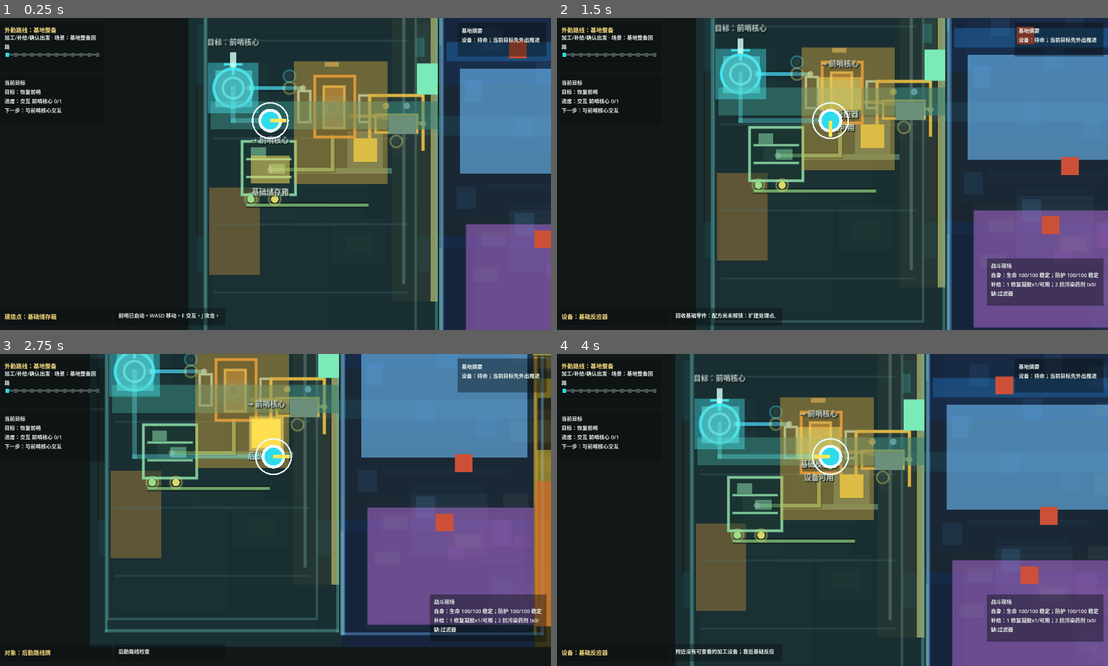
Above: before the commit, frames 1-4 (two rows, left to right).
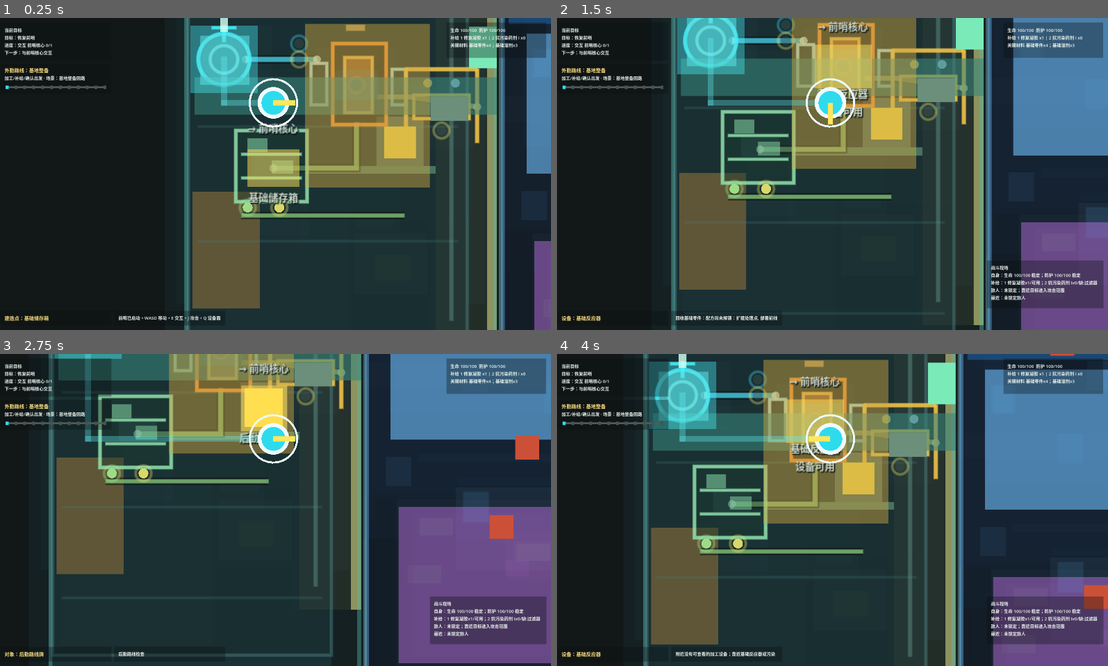
Above: after the commit, the same moments.

Repository: laugh0608/RadishCatalyst
Game: Godot game, scene res://scenes/boot/Boot.tscn
Same seed, same stepped clock (60 frames per second), same inputs: the game is played once before the commit and once after it.
Inputs (mouse positions are in pixels of both pictures, inside the frame that each line leads up to):
- Up to frame 1 (0.25 s): no input
- Up to frame 2 (1.5 s): tap Enter at 0.5 s; move the mouse to (953, 158) at 0.52 s; hold D (move_right) 0.53-1.28 s; tap J (attack) at 0.6 s; click (953, 158) at 0.67 s; move the mouse to (716, 189) at 1.27 s; hold S (move_down) from 1.28 s (still down); tap R (cycle_recipe) at 1.35 s
- Up to frame 3 (2.75 s): move the mouse to (330, 441) at 2.02 s; release S (move_down) at 2.03 s; hold D (move_right) from 2.03 s (still down); tap E (interact) at 2.1 s
- Up to frame 4 (4 s): move the mouse to (804, 572) at 2.77 s; release D (move_right) at 2.78 s; hold W (move_up) 2.78-3.53 s; tap C (tactical_scan) at 2.85 s; click (804, 572) at 2.92 s; move the mouse to (997, 556) at 3.52 s; hold A (move_left) from 3.53 s (still down); tap Q (toggle_device_panel) at 3.6 s

The runs differ from the first frame. In frame 1, 38% of the frame differs, in the area x 0-100%, y 0-100%; in frame 2, 42%; in frame 3, 47%; in frame 4, 45%.

Commit message:
feat: 收束HUD与当前区域视觉聚焦

Diff:
--- a/client/scenes/maps/VerticalSliceMap.tscn
+++ b/client/scenes/maps/VerticalSliceMap.tscn
@@ -12,6 +12,7 @@
 [ext_resource type="Script" path="res://scripts/map/demo_crystal_resource_visual_layer.gd" id="10_crystal_resource_visual"]
 [ext_resource type="Script" path="res://scripts/map/demo_pollution_boundary_visual_layer.gd" id="11_pollution_boundary_visual"]
 [ext_resource type="Script" path="res://scripts/map/demo_core_stabilization_visual_layer.gd" id="12_core_stabilization_visual"]
+[ext_resource type="Script" path="res://scripts/map/demo_scene_focus_depth_layer.gd" id="13_scene_focus_depth"]
 
 [node name="VerticalSliceMap" type="Node2D"]
 script = ExtResource("1_map")
@@ -1702,6 +1703,9 @@
 
 [node name="DemoCoreStabilizationVisualLayer" type="Node2D" parent="."]
 script = ExtResource("12_core_stabilization_visual")
+
+[node name="DemoSceneFocusDepthLayer" type="Node2D" parent="."]
+script = ExtResource("13_scene_focus_depth")
 
 [node name="PrototypeVisualPriorityLayer" type="Node2D" parent="."]
 script = ExtResource("5_visual_priority")
--- a/client/scenes/ui/PrototypeHud.tscn
+++ b/client/scenes/ui/PrototypeHud.tscn
@@ -3,14 +3,14 @@
 [ext_resource type="Script" path="res://scripts/ui/prototype_hud.gd" id="1_hud"]
 
 [sub_resource type="LabelSettings" id="LabelSettings_status"]
-font_size = 18
+font_size = 15
 font_color = Color(0.92549, 0.956863, 0.937255, 1)
-line_spacing = 5.0
+line_spacing = 3.0
 
 [sub_resource type="LabelSettings" id="LabelSettings_prompt"]
-font_size = 20
+font_size = 17
 font_color = Color(1, 0.882353, 0.501961, 1)
-line_spacing = 4.0
+line_spacing = 3.0
 
 [node name="PrototypeHud" type="CanvasLayer"]
 script = ExtResource("1_hud")
--- a/client/scripts/checks/first_hour_readability_check.gd
+++ b/client/scripts/checks/first_hour_readability_check.gd
@@ -1,6 +1,7 @@
 extends RefCounted
 
 const VerticalSliceMapScene := preload("res://scenes/maps/VerticalSliceMap.tscn")
+const GameRootScript := preload("res://scripts/game/game_root.gd")
 const PrototypeHudScene := preload("res://scenes/ui/PrototypeHud.tscn")
 const CrystalSideRouteCheckScript := preload("res://scripts/checks/crystal_side_route_check.gd")
 const PollutionGatePreparationCheckScript := preload("res://scripts/checks/pollution_gate_preparation_check.gd")
@@ -15,6 +16,7 @@
 
 func run() -> void:
 	_check_opening_scene_layer()
+	_check_runtime_camera_focus()
 	_check_general_interaction_prompts()
 	_check_interactable_focus_labels()
 	_check_enemy_focus_labels()
@@ -55,6 +57,7 @@
 	var demo_route_core := map.get_node("DemoRoutePresentationLayer/DemoRouteCoreBand") as ColorRect
 	var demo_route_base_label := map.get_node("DemoRoutePresentationLayer/DemoRouteBaseLabel") as Label
 	var demo_route_core_label := map.get_node("DemoRoutePresentationLayer/DemoRouteCoreLabel") as Label
+	var focus_depth := map.get_node("DemoSceneFocusDepthLayer") as DemoSceneFocusDepthLayer
 	var base_deck := map.get_node("OpeningSceneLayer/BaseDeckFloor") as ColorRect
 	var base_upper_service_apron := map.get_node("OpeningSceneLayer/BaseUpperServiceApron") as ColorRect
 	var base_central_work_yard := map.get_node("OpeningSceneLayer/BaseCentralWorkYard") as ColorRect
@@ -175,6 +178,25 @@
 		true,
 		"opening scene camera lifts the starting base composition out of the lower HUD zone"
 	)
+	host._expect_equal(focus_depth != null, true, "opening scene focus depth layer exists")
+	if focus_depth != null:
+		focus_depth.refresh_focus_depth(player.position)
+		host._expect_equal(
+			focus_depth.get_scene_focus_alpha("RegionBase") >= 0.35
+				and focus_depth.get_scene_focus_alpha("RegionCrystal") >= 0.35
+				and focus_depth.get_scene_focus_alpha("RegionPollution") <= 0.1
+				and focus_depth.get_scene_focus_alpha("DemoRoutePresentationLayer/DemoRoutePollutionBand") <= 0.04,
+			true,
+			"opening scene focus depth keeps start and next region readable while muting distant pollution blocks"
+		)
+		focus_depth.refresh_focus_depth(crystal_cluster.position)
+		host._expect_equal(
+			focus_depth.get_scene_focus_alpha("RegionPollution") >= 0.35
+				and focus_depth.get_scene_focus_alpha("RegionRuinOuterRing") <= 0.1
+				and focus_depth.get_scene_focus_alpha("DemoRoutePresentationLayer/DemoRouteRuinBand") <= 0.04,
+			true,
+			"opening scene focus depth shifts emphasis to crystal and pollution without exposing the ruin flowchart"
+		)
 	host._expect_equal(
 		_is_rect_covering_position(main_route, player.position)
 			and _is_rect_covering_position(base_to_crystal_route, Vector2(-40.0, -42.0))
@@ -445,6 +467,17 @@
 		"opening scene final core retest objects stay inside playable bounds"
 	)
 	map.free()
+
+
+func _check_runtime_camera_focus() -> void:
+	var game_root := GameRootScript.new()
+	var camera_zoom := game_root.get_playtest_camera_zoom()
+	host._expect_equal(
+		camera_zoom.x > 1.75 and camera_zoom.y > 1.75,
+		true,
+		"runtime camera starts close enough to frame the current playable region"
+	)
+	game_root.free()
 
 
 func _is_rect_covering_position(rect: ColorRect, position: Vector2) -> bool:
@@ -741,6 +774,16 @@
 	hud.update_status(host.data_registry, world, character)
 	host._expect_text_contains(hud.map_title_label.text, "基地整备", "first-hour minimap title names current S0 route beat")
 	host._expect_text_contains(hud.map_hint_label.text, "晶体采集", "first-hour minimap hint names next S0 route beat")
+	host._expect_text_contains(hud.vitals_label.text, "生命", "first-hour runtime status card keeps health visible")
+	host._expect_text_contains(hud.vitals_label.text, "防护", "first-hour runtime status card keeps protection visible")
+	host._expect_text_contains(hud.vitals_label.text, "补给", "first-hour runtime status card keeps quick supplies visible")
+	host._expect_text_contains(hud.vitals_label.text, "关键材料", "first-hour runtime status card keeps key materials visible")
+	host._expect_text_contains(hud.vitals_label.text, "设备", "first-hour runtime status card keeps device state visible")
+	host._expect_equal(
+		hud.vitals_label.text.split("\n").size() <= 4,
+		true,
+		"first-hour runtime status card stays within four short lines"
+	)
 	host._expect_text_missing(
 		hud.map_hint_label.text,
 		"前哨核心、基础反应器、出发整备台和出发口",
@@ -788,9 +831,9 @@
 		"first-hour minimap markers start below hint text"
 	)
 	host._expect_equal(
-		hud.map_marker_labels[0].position.y != hud.map_marker_labels[1].position.y,
-		true,
-		"first-hour minimap marker labels use staggered lanes"
+		hud.map_marker_labels[1].visible,
+		false,
+		"first-hour minimap hides non-current plain labels in the compact route strip"
 	)
 	hud.free()
 	map.free()
@@ -802,26 +845,29 @@
 	hud._ensure_runtime_nodes()
 	hud._layout_runtime_panels(true)
 	var viewport_size := hud._get_runtime_viewport_size()
-	host._expect_equal(hud.map_panel.size.y <= 170.0, true, "HUD first pass keeps minimap within top-left HUD bounds")
+	host._expect_equal(hud.status_panel.position.y <= 20.0, true, "HUD first pass puts current objective in the top-left priority card")
+	host._expect_equal(hud.status_panel.size.y <= 136.0, true, "HUD first pass keeps current objective card compact")
+	host._expect_equal(hud.map_panel.position.y > hud.status_panel.position.y + hud.status_panel.size.y, true, "HUD first pass puts route strip below current objective")
+	host._expect_equal(hud.map_panel.size.y <= 110.0, true, "HUD first pass compacts minimap into a route strip")
 	host._expect_equal(
 		hud.map_marker_rects[0].position.y > hud.map_hint_label.position.y + hud.map_hint_label.size.y,
 		true,
 		"HUD first pass keeps minimap markers below hint text"
 	)
-	host._expect_equal(hud.status_panel.position.y > hud.map_panel.position.y + hud.map_panel.size.y, true, "HUD first pass stacks objective below minimap")
 	host._expect_equal(hud.status_panel.position.x <= 20.0, true, "HUD first pass keeps objective on the left edge")
-	host._expect_equal(hud.status_panel.size.y >= 178.0, true, "HUD first pass reserves room for current objective and next step")
-	host._expect_equal(hud.status_label.size.y >= 150.0, true, "HUD first pass keeps objective text from clipping the next step")
+	host._expect_equal(hud.status_label.size.y >= 104.0, true, "HUD first pass keeps objective text visible in the compact card")
 	host._expect_equal(hud.vitals_panel.position.x + hud.vitals_panel.size.x >= viewport_size.x - 20.0, true, "HUD first pass keeps vitals on the right edge")
-	host._expect_equal(hud.vitals_panel.size.y <= 118.0, true, "HUD first pass keeps vitals summary compact")
+	host._expect_equal(hud.vitals_panel.size.y <= 124.0, true, "HUD first pass keeps runtime status summary compact")
+	host._expect_equal(hud.vitals_label.size.y <= 96.0, true, "HUD first pass reserves only short status text in the right card")
 	host._expect_equal(hud.prompt_panel.position.x <= 20.0, true, "HUD first pass keeps prompt on the left bottom rail")
-	host._expect_equal(hud.prompt_panel.size.x <= 440.0, true, "HUD first pass keeps prompt from covering the scene center")
-	host._expect_equal(hud.prompt_panel.size.y <= 60.0, true, "HUD first pass lowers prompt height")
-	host._expect_equal(hud.log_panel.size.y >= 56.0, true, "HUD first pass reserves compact log text")
-	host._expect_equal(hud.log_panel.size.y <= 64.0, true, "HUD first pass keeps log rail compact")
-	host._expect_equal(hud.log_label.size.y >= 34.0, true, "HUD first pass keeps compact log text visible")
-	host._expect_equal(hud.map_panel.color.a <= 0.45, true, "HUD first pass lowers persistent panel opacity")
-	host._expect_equal(hud.prompt_panel.color.a <= 0.45, true, "HUD first pass lowers prompt panel opacity")
+	host._expect_equal(hud.prompt_panel.size.x <= 420.0, true, "HUD first pass keeps prompt from covering the scene center")
+	host._expect_equal(hud.prompt_panel.size.y <= 52.0, true, "HUD first pass lowers prompt height")
+	host._expect_equal(hud.log_panel.size.y >= 48.0, true, "HUD first pass reserves compact log text")
+	host._expect_equal(hud.log_panel.size.y <= 52.0, true, "HUD first pass keeps log rail compact")
+	host._expect_equal(hud.log_label.size.y >= 26.0, true, "HUD first pass keeps compact log text visible")
+	host._expect_equal(hud.map_panel.color.a <= 0.36, true, "HUD first pass lowers persistent panel opacity")
+	host._expect_equal(hud.prompt_panel.color.a <= 0.36, true, "HUD first pass lowers prompt panel opacity")
+	host._expect_equal(hud.map_marker_labels[1].visible, false, "HUD first pass hides non-current route labels")
 	host._expect_equal(hud.log_panel.position.x > hud.prompt_panel.position.x + hud.prompt_panel.size.x, true, "HUD first pass keeps log separate from prompt")
 	host._expect_equal(_controls_overlap(hud.completion_panel, hud.prompt_panel), false, "HUD first pass keeps quest feedback above prompt")
 	host._expect_equal(_controls_overlap(hud.device_panel, hud.evacuation_panel), false, "HUD first pass keeps device panel separate from evacuation feedback")
--- a/client/scripts/game/game_root.gd
+++ b/client/scripts/game/game_root.gd
@@ -1,6 +1,6 @@
 extends Node2D
 
-const PLAYTEST_CAMERA_ZOOM := Vector2(1.35, 1.35)
+const PLAYTEST_CAMERA_ZOOM := Vector2(1.8, 1.8)
 
 var data_registry: DataRegistry
 var world_state: WorldState
@@ -544,12 +544,16 @@
 	if world_camera == null:
 		return
 	world_camera.make_current()
-	world_camera.zoom = PLAYTEST_CAMERA_ZOOM
+	world_camera.zoom = get_playtest_camera_zoom()
 	var bounds := vertical_slice_map.get_camera_bounds_rect_global()
 	world_camera.limit_left = int(floor(bounds.position.x))
 	world_camera.limit_top = int(floor(bounds.position.y))
 	world_camera.limit_right = int(ceil(bounds.position.x + bounds.size.x))
 	world_camera.limit_bottom = int(ceil(bounds.position.y + bounds.size.y))
+
+
+func get_playtest_camera_zoom() -> Vector2:
+	return PLAYTEST_CAMERA_ZOOM
 
 
 func _sync_world_camera() -> void:
--- /dev/null
+++ b/client/scripts/map/demo_scene_focus_depth_layer.gd
@@ -0,0 +1,115 @@
+extends Node2D
+class_name DemoSceneFocusDepthLayer
+
+const NEAR_REGION_ALPHA := 0.38
+const DISTANT_REGION_ALPHA := 0.08
+const NEAR_ROUTE_ALPHA := 0.11
+const DISTANT_ROUTE_ALPHA := 0.025
+const NEAR_BOUNDARY_ALPHA := 0.54
+const DISTANT_BOUNDARY_ALPHA := 0.12
+const REGION_FOCUS_DISTANCE := 260.0
+const ROUTE_FOCUS_DISTANCE := 170.0
+const BOUNDARY_FOCUS_DISTANCE := 260.0
+
+const REGION_RECT_PATHS := [
+	"RegionBase",
+	"RegionCrystal",
+	"RegionPollution",
+	"RegionRuinOuterRing",
+	"RegionDeepRuin",
+	"RegionInnerPhaseWell",
+	"RegionPhaseWellSink",
+	"RegionPhaseWellChamber",
+	"RegionPhaseWellLoom",
+	"RegionPhaseWellFrame",
+	"RegionPhaseWellTether",
+	"RegionDemoStabilizationCore"
+]
+const ROUTE_RECT_PATHS := [
+	"MainRouteSpine",
+	"BaseToCrystalRouteBand",
+	"CrystalToPollutionRouteBand",
+	"DemoRoutePresentationLayer/DemoRouteBaseBand",
+	"DemoRoutePresentationLayer/DemoRouteCrystalBand",
+	"DemoRoutePresentationLayer/DemoRoutePollutionBand",
+	"DemoRoutePresentationLayer/DemoRouteRuinBand",
+	"DemoRoutePresentationLayer/DemoRouteCoreApproachFlow",
+	"DemoRoutePresentationLayer/DemoRouteCoreBand"
+]
+const BOUNDARY_RECT_PATHS := [
+	"RegionBoundaryCrystal",
+	"RegionBoundaryPollution",
+	"RegionBoundaryRuin"
+]
+
+
+func _ready() -> void:
+	refresh_focus_depth(_resolve_focus_position())
+
+
+func _process(_delta: float) -> void:
+	refresh_focus_depth(_resolve_focus_position())
+
+
+func refresh_focus_depth(focus_position: Vector2) -> void:
+	_apply_focus_alpha(REGION_RECT_PATHS, focus_position, REGION_FOCUS_DISTANCE, NEAR_REGION_ALPHA, DISTANT_REGION_ALPHA)
+	_apply_focus_alpha(ROUTE_RECT_PATHS, focus_position, ROUTE_FOCUS_DISTANCE, NEAR_ROUTE_ALPHA, DISTANT_ROUTE_ALPHA)
+	_apply_focus_alpha(BOUNDARY_RECT_PATHS, focus_position, BOUNDARY_FOCUS_DISTANCE, NEAR_BOUNDARY_ALPHA, DISTANT_BOUNDARY_ALPHA)
+
+
+func get_scene_focus_alpha(rect_path: String) -> float:
+	var rect := _get_color_rect(rect_path)
+	if rect == null:
+		return -1.0
+	return rect.color.a
+
+
+func _apply_focus_alpha(
+	rect_paths: Array,
+	focus_position: Vector2,
+	focus_distance: float,
+	near_alpha: float,
+	distant_alpha: float
+) -> void:
+	for rect_path in rect_paths:
+		var rect := _get_color_rect(String(rect_path))
+		if rect == null:
+			continue
+		var color := rect.color
+		color.a = near_alpha if _is_rect_near_focus(rect, focus_position, focus_distance) else distant_alpha
+		rect.color = color
+
+
+func _resolve_focus_position() -> Vector2:
+	var map_root := get_parent()
+	if map_root == null:
+		return Vector2.ZERO
+	var player := map_root.get_node_or_null("Player") as Node2D
+	if player == null:
+		return Vector2.ZERO
+	return player.position
+
+
+func _get_color_rect(rect_path: String) -> ColorRect:
+	var map_root := get_parent()
+	if map_root == null:
+		return null
+	return map_root.get_node_or_null(rect_path) as ColorRect
+
+
+func _is_rect_near_focus(rect: ColorRect, focus_position: Vector2, focus_distance: float) -> bool:
+	var region := Rect2(
+		Vector2(rect.offset_left, rect.offset_top),
+		Vector2(rect.offset_right - rect.offset_left, rect.offset_bottom - rect.offset_top)
+	)
+	if region.has_point(focus_position):
+		return true
+	return _distance_to_rect(region, focus_position) <= focus_distance
+
+
+func _distance_to_rect(region: Rect2, position: Vector2) -> float:
+	var nearest := Vector2(
+		clampf(position.x, region.position.x, region.position.x + region.size.x),
+		clampf(position.y, region.position.y, region.position.y + region.size.y)
+	)
+	return nearest.distance_to(position)
--- a/client/scripts/ui/hud_status_presenter.gd
+++ b/client/scripts/ui/hud_status_presenter.gd
@@ -81,6 +81,7 @@
 const MAX_VISIBLE_KEY_RESOURCE_COUNT := 2
 const MAX_CONTEXT_RESOURCE_COUNT := 3
 const COMPACT_OBJECTIVE_MAX_LINES := 5
+const RUNTIME_STATUS_MAX_CHARACTERS := 34
 const HudObjectiveCompactFormatterScript := preload("res://scripts/ui/hud_objective_compact_formatter.gd")
 const CompletionOutcomeFormatter := preload("res://scripts/systems/demo_completion_outcome_formatter.gd")
 
@@ -134,6 +135,29 @@
 		+ ["角色状态"]
 		+ _format_character_lines(data_registry, world_state, character_state)
 	)
+
+
+func format_runtime_vitals_text(data_registry: DataRegistry, world_state: WorldState, character_state: CharacterState) -> String:
+	_ensure_objective_source_resolver(data_registry)
+	var active_quest_id := _get_active_quest_id(world_state)
+	var base_lines := _format_base_summary_lines(data_registry, world_state, character_state, active_quest_id)
+	var device_line := "设备 待命"
+	if not base_lines.is_empty():
+		device_line = "设备 %s" % _trim_runtime_status_line(String(base_lines[0]), RUNTIME_STATUS_MAX_CHARACTERS - 3)
+	return "\n".join([
+		"生命 %.0f/%.0f  防护 %.0f/%.0f" % [
+			character_state.health,
+			character_state.max_health,
+			character_state.protection,
+			character_state.max_protection
+		],
+		"补给 %s" % _format_runtime_quick_supply(data_registry, character_state),
+		"关键材料 %s" % _trim_runtime_status_line(
+			_format_contextual_key_resources(data_registry, world_state, character_state, active_quest_id),
+			RUNTIME_STATUS_MAX_CHARACTERS - 5
+		),
+		device_line
+	])
 
 
 func format_pollution_status(
@@ -946,6 +970,32 @@
 	)
 
 
+func _format_runtime_quick_supply(data_registry: DataRegistry, character_state: CharacterState) -> String:
+	if character_state == null:
+		return "无"
+	var parts: Array[String] = []
+	for index in range(mini(character_state.quick_slots.size(), 2)):
+		var item_id := String(character_state.quick_slots[index])
+		if item_id.is_empty():
+			parts.append("%d 空" % (index + 1))
+			continue
+		parts.append("%d %s x%d" % [
+			index + 1,
+			_get_display_name(data_registry, item_id),
+			int(character_state.inventory.items.get(item_id, 0))
+		])
+	if parts.is_empty():
+		return "无"
+	return " | ".join(parts)
+
+
+func _trim_runtime_status_line(text: String, max_characters: int) -> String:
+	var trimmed := text.strip_edges()
+	if trimmed.length() <= max_characters:
+		return trimmed
+	return "%s..." % trimmed.substr(0, maxi(0, max_characters - 3))
+
+
 func _format_active_quest_progress(data_registry: DataRegistry, world_state: WorldState, quest_id: String) -> String:
 	if quest_id.is_empty():
 		if DemoMainlineCompletionFormatter.is_demo_complete(world_state):
--- a/client/scripts/ui/prototype_hud.gd
+++ b/client/scripts/ui/prototype_hud.gd
@@ -250,7 +250,7 @@
 	if status_label != null:
 		status_label.text = status_presenter.format_objective_text(data_registry, world_state, character_state)
 	if vitals_label != null:
-		vitals_label.text = status_presenter.format_vitals_text(data_registry, world_state, character_state)
+		vitals_label.text = status_presenter.format_runtime_vitals_text(data_registry, world_state, character_state)
 	_update_runtime_hint(world_state, character_state, active_quest_id)
 	_update_map_panel(world_state, active_quest_id, character_state)
 	last_quick_slots = debug_panel_presenter.update_quick_slot_binding_panel(
@@ -821,18 +821,18 @@
 	last_viewport_size = viewport_size
 	var margin := 16.0
 	var gap := 10.0
-	var map_width := clampf(viewport_size.x * 0.18, 360.0, 460.0)
-	var map_height := 170.0
-	var objective_width := map_width
-	var objective_height := 178.0
-	var vitals_width := clampf(viewport_size.x * 0.16, 300.0, 380.0)
-	var vitals_height := 118.0
+	var objective_width := clampf(viewport_size.x * 0.2, 360.0, 430.0)
+	var objective_height := 132.0
+	var map_width := objective_width
+	var map_height := 104.0
+	var vitals_width := clampf(viewport_size.x * 0.18, 340.0, 420.0)
+	var vitals_height := 122.0
 	var combat_width := clampf(viewport_size.x * 0.21, 380.0, 500.0)
 	var combat_height := 164.0
-	var prompt_width := clampf(viewport_size.x * 0.2, 360.0, 440.0)
-	var prompt_height := 58.0
+	var prompt_width := clampf(viewport_size.x * 0.2, 340.0, 420.0)
+	var prompt_height := 50.0
 	var log_width := clampf(viewport_size.x * 0.2, 360.0, 440.0)
-	var log_height := 60.0
+	var log_height := 50.0
 	var device_width := clampf(viewport_size.x * 0.34, 520.0, 640.0)
 	var device_height := clampf(viewport_size.y * 0.52, 620.0, 760.0)
 	var feedback_width := clampf(viewport_size.x * 0.24, 460.0, 560.0)
@@ -851,8 +851,8 @@
 		var shifted_vitals_x := save_position.x - gap - vitals_width
 		vitals_x = maxf(margin + objective_width + gap, shifted_vitals_x)
 
-	_set_control_rect(map_panel, Vector2(margin, margin), Vector2(map_width, map_height))
-	_set_control_rect(status_panel, Vector2(margin, map_panel.position.y + map_panel.size.y + gap), Vector2(objective_width, objective_height))
+	_set_control_rect(status_panel, Vector2(margin, margin), Vector2(objective_width, objective_height))
+	_set_control_rect(map_panel, Vector2(margin, status_panel.position.y + status_panel.size.y + gap), Vector2(map_width, map_height))
 	if vitals_panel != null:
 		if not debug_panels_visible:
 			vitals_panel.visible = true
@@ -937,17 +937,17 @@
 		map_title_label.size = Vector2(maxf(0.0, map_panel.size.x - 28.0), 24.0)
 	if map_hint_label != null:
 		map_hint_label.position = Vector2(14.0, 38.0)
-		map_hint_label.size = Vector2(maxf(0.0, map_panel.size.x - 28.0), 48.0)
+		map_hint_label.size = Vector2(maxf(0.0, map_panel.size.x - 28.0), 30.0)
 
 	var marker_count := mini(map_marker_rects.size(), map_marker_labels.size())
 	if marker_count <= 0:
 		return
 
-	var marker_top := 104.0
-	var marker_size := Vector2(12.0, 14.0)
-	var primary_label_top := 126.0
-	var secondary_label_top := 146.0
-	var label_height := 20.0
+	var marker_top := 76.0
+	var marker_size := Vector2(10.0, 12.0)
+	var primary_label_top := 88.0
+	var secondary_label_top := 88.0
+	var label_height := 16.0
 	var left_margin := 18.0
 	var right_margin := 18.0
 	var usable_width := maxf(0.0, map_panel.size.x - left_margin - right_margin - marker_size.x)
@@ -975,6 +975,7 @@
 			maxf(4.0, map_panel.size.x - label_width - 4.0)
 		)
 		var label_top := primary_label_top if index % 2 == 0 else secondary_label_top
+		marker_label.visible = String(marker_label.text).find("\n") >= 0
 		marker_label.position = Vector2(label_x, label_top)
 		marker_label.size = Vector2(label_width, label_height)
 		_prepare_wrapped_label(marker_label)
@@ -989,8 +990,8 @@
 
 
 func _apply_runtime_panel_style() -> void:
-	var primary_color := Color(0.035, 0.054, 0.059, 0.42)
-	var floating_color := Color(0.035, 0.054, 0.059, 0.88)
+	var primary_color := Color(0.035, 0.054, 0.059, 0.34)
+	var floating_color := Color(0.035, 0.054, 0.059, 0.82)
 	for panel in [map_panel, status_panel, vitals_panel, combat_panel, prompt_panel, log_panel]:
 		if panel != null:
 			panel.color = primary_color
Not shown: 1 places in client/scenes/maps/VerticalSliceMap.tscn that only renumber resources
Not shown, added: client/scripts/map/demo_scene_focus_depth_layer.gd.uid
Not shown, changed: docs/devlogs/2026-W25.md
